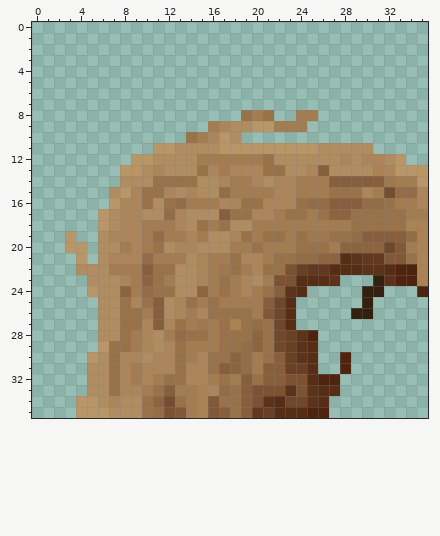
File history of a pixel-art sprite, Assets/Assets/Roots/Up-Medium-Roots.png. That is the earlier state.
The file is 36x36 pixels. Colours within 5 levels of each other are drawn and written as one.
After the commit:
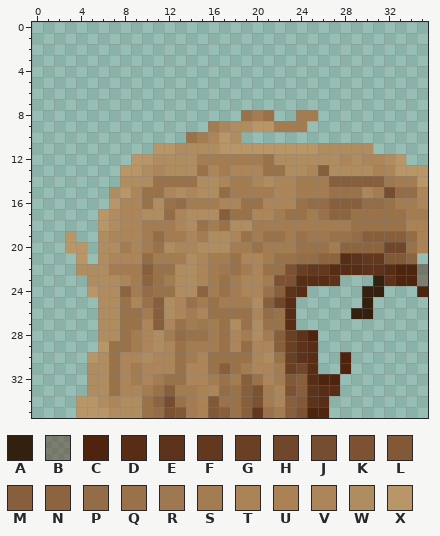
Palette (. is transparent): A #33200f  B #4e240f66  C #4e240f  D #572d16  E #5c331a  F #62381e  G #6a4025  H #70472a  J #754d30  K #7c5233  L #825937  M #875f3d  N #8c6540  P #936c48  Q #99724a  R #9e7850  S #a47c52  T #ab8254f8  U #ab8254  V #ad855a  W #b08c61  X #b99668
The commit says: Updated Up Medium Roots Strange artifacting and missplaced
The edit:
y 20: x 33..34 LS -> HQ
y 21: x 34..35 QT -> N.
y 22: x 35 U -> B
y 23: x 20 W -> V; x 35 U -> B
y 24: x 20 S -> V
y 25: x 20 S -> W
y 26: x 20..22 SLH -> VPQ
y 27: x 18 U -> W; x 20 P -> W; x 22 H -> Q
y 28: x 18..22 QQNQH -> VSWSM
y 29: x 18 Q -> V; x 20..22 NQH -> VVM
y 30: x 18..22 NPSQM -> QQVWQ
y 31: x 18..22 NPSMM -> QSVVS; x 24 G -> H
y 32: x 21..24 MMKK -> VSLM
y 33: x 21..24 KKEK -> SVKM
y 34: x 21..24 EDHH -> SVML
y 35: x 21..24 GDDD -> QSMK
Where, in picture pixels (left, top, right, bottom), the same in both pictures:
changed: (395, 242, 428, 286)
changed: (230, 275, 307, 418)
